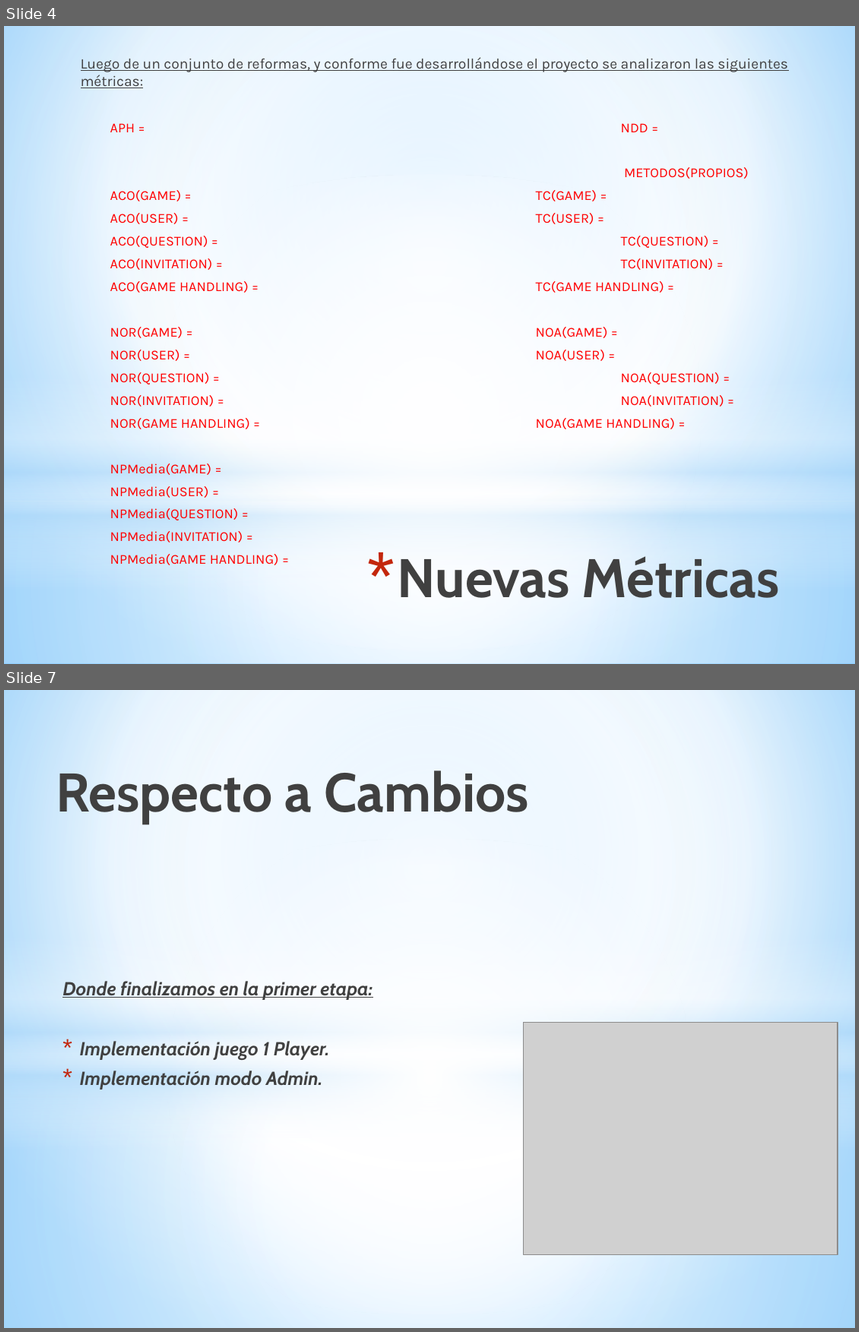
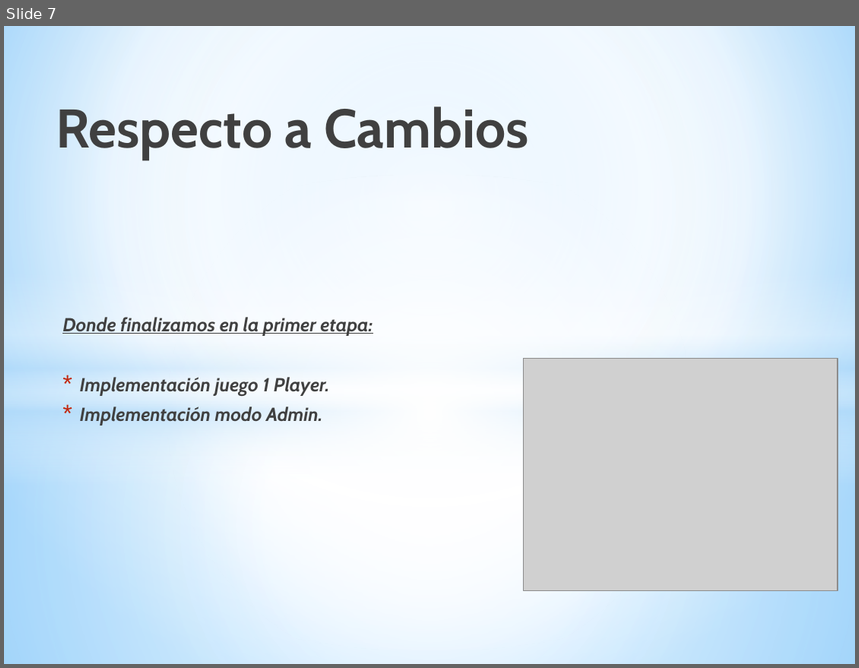
Before and after one commit to CristianGonzalez07/ProyectoAyD2017, a slide deck: Docs/PROYECTO PREGUNTA2.pptx. Shown one above the other, each under a label of ours: slides 4 and 7 before the commit, slide 7 after it; the slides between them are not shown. The pictures are 859x1332 and 859x668 pixels, drawn with LibreOffice and Linux fonts; fonts in the diff are those of the drawing; grey boxes stand for pictures. Boxes give left, top, right and bottom in pixels: in the first picture for what was removed or moved away, otherwise in the second. Text is boxed around its words. In the diff, an @@ line names an element or a change of style, - is before the commit and + after.

```diff
--- a/Docs/PROYECTO PREGUNTA2.pptx
+++ b/Docs/PROYECTO PREGUNTA2.pptx
@@ slide 4 removed at bbox=[4, 26, 855, 664], background gradient #9ED5FF to #FFFFFF to #5BB9FF @@
@@ rectangle removed at bbox=[4, 26, 855, 501] @@
@@ text removed at bbox=[81, 57, 788, 521] @@
-Luego de un conjunto de reformas, y conforme fue desarrollándose el proyecto se analizaron las siguientes métricas:
-  APH = NDD =
-  METODOS(PROPIOS)
-  ACO(GAME) = TC(GAME) =
-  ACO(USER) = TC(USER) =
-  ACO(QUESTION) = TC(QUESTION) =
-  ACO(INVITATION) = TC(INVITATION) =
-  ACO(GAME HANDLING) = TC(GAME HANDLING) =
-  NOR(GAME) = NOA(GAME) =
-  NOR(USER) = NOA(USER) =
-  NOR(QUESTION) = NOA(QUESTION) =
-  NOR(INVITATION) = NOA(INVITATION) =
-  NOR(GAME HANDLING) = NOA(GAME HANDLING) =
-  NPMedia(GAME) =
-  NPMedia(USER) =
-  NPMedia(QUESTION) =
-  NPMedia(INVITATION) =
-  NPMedia(GAME HANDLING) =
@@ ellipse removed at bbox=[4, 175, 855, 650] @@
@@ rectangle removed at bbox=[4, 376, 855, 589] @@
@@ rectangle removed at bbox=[4, 501, 855, 664] @@
@@ title removed at bbox=[398, 556, 780, 598] @@
-* Nuevas Métricas
```
Also in this commit, not shown: 4 slides changed, 3 slides added, 1 other slide removed.
